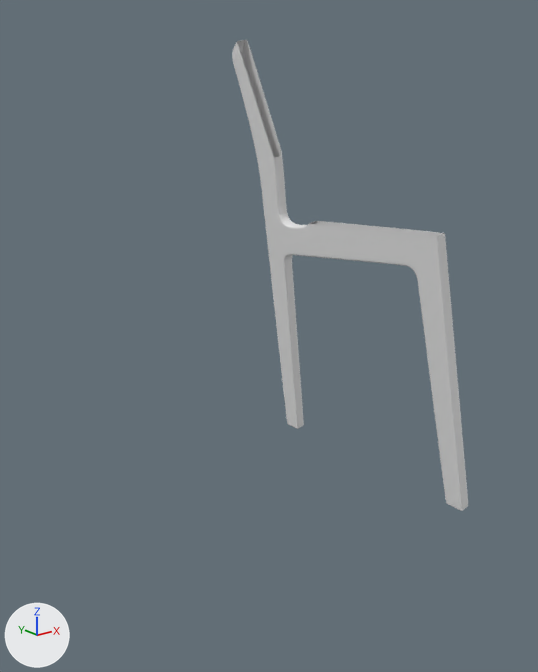
Renders of the Blender file chair.blend from each side of a commit.
Both versions are drawn from a 50 mm camera at (-3.45, -4.44, 3.24) aimed at (-0.03, -0.18, 1.53). The lights are fixed; the arrows at lower left show +X, +Y and +Z.
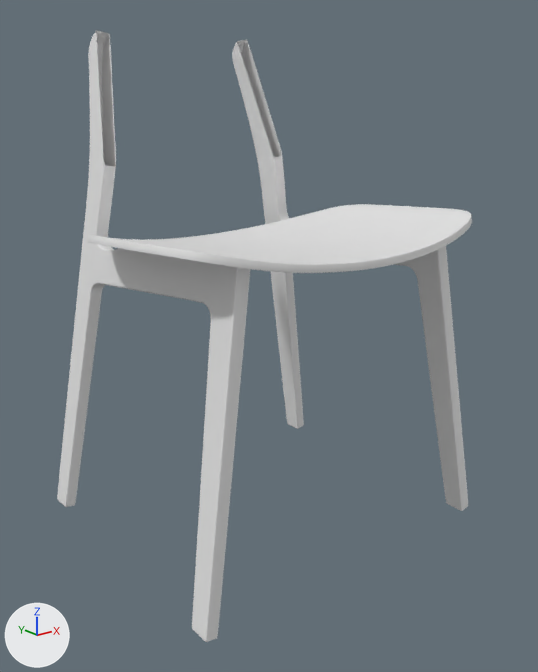
Edits to the scene script, one JSON object a line:
```json
{"op": "add", "block": "me_plane", "code": ["me_plane = bpy.data.meshes.new('Plane')", "me_plane.from_pydata([(0.0, -1.29, 1.87), (1.28, -1.06, 2.05), (0.0, 0.81, 1.74), (1.27, 0.39, 1.95), (0.4, -1.26, 1.89), (0.4, 0.76, 1.76), (0.84, -1.2, 1.94), (0.83, 0.62, 1.82), (1.28, -1.06, 2.05), (0.4, 0.76, 1.76), (0.0, -0.81, 1.84), (1.29, -0.72, 2.02), (0.4, -0.79, 1.86), (0.84, -0.77, 1.91), (1.29, 0.01, 1.98), (0.4, 0.22, 1.79), (0.84, 0.13, 1.85), (0.0, 0.26, 1.77)], [], [(16, 14, 3, 7), (17, 15, 5, 2), (15, 16, 7, 5), (4, 6, 13, 12), (0, 4, 12, 10), (6, 1, 11, 13), (12, 13, 16, 15), (10, 12, 15, 17), (13, 11, 14, 16)])", "me_plane.polygons.foreach_set('use_smooth', [True] * 9)"]}
{"op": "add", "block": "ob_cube", "code": "_m = ob_cube.modifiers.new('Mirror.001', 'MIRROR')"}
{"op": "add", "block": "ob_cube", "code": "_m.mirror_object = ob_plane"}
{"op": "add", "block": "ob_plane", "code": ["ob_plane = bpy.data.objects.new('Plane', me_plane)", "ob_plane.location = (0.0, 0.0, 0.43)", "_m = ob_plane.modifiers.new('Mirror', 'MIRROR')", "_m.use_clip = True", "_m = ob_plane.modifiers.new('Subdivision', 'SUBSURF')", "_m.levels = 3", "_m.render_levels = 3", "_m = ob_plane.modifiers.new('Solidify', 'SOLIDIFY')", "_m.thickness = 0.051", "_m.nonmanifold_merge_threshold = 0.0003", "_m = ob_plane.modifiers.new('Bevel', 'BEVEL')", "_m.width = 0.002", "_m.width_pct = 0.002", "_m.segments = 2", "_m.angle_limit = 1.047", "_m.mark_sharp = True"]}
```

Location of each change, (x1, y1, x2, y2) in pixels of the pictures (538 x 672 px):
```json
{"object": "Cube", "change": "modifiers changed, reshaped", "before": [232, 40, 468, 511], "after": [57, 30, 468, 642], "on screen": "74% wider, 30% taller"}
{"object": "Plane", "change": "added", "after": [87, 204, 472, 273]}
```
